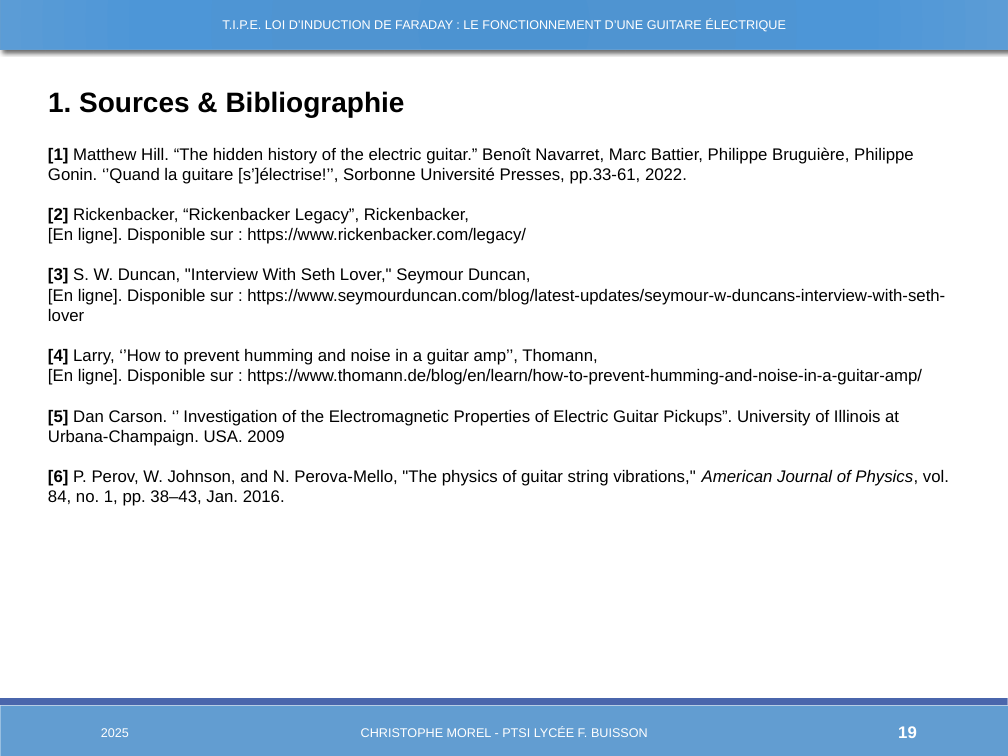
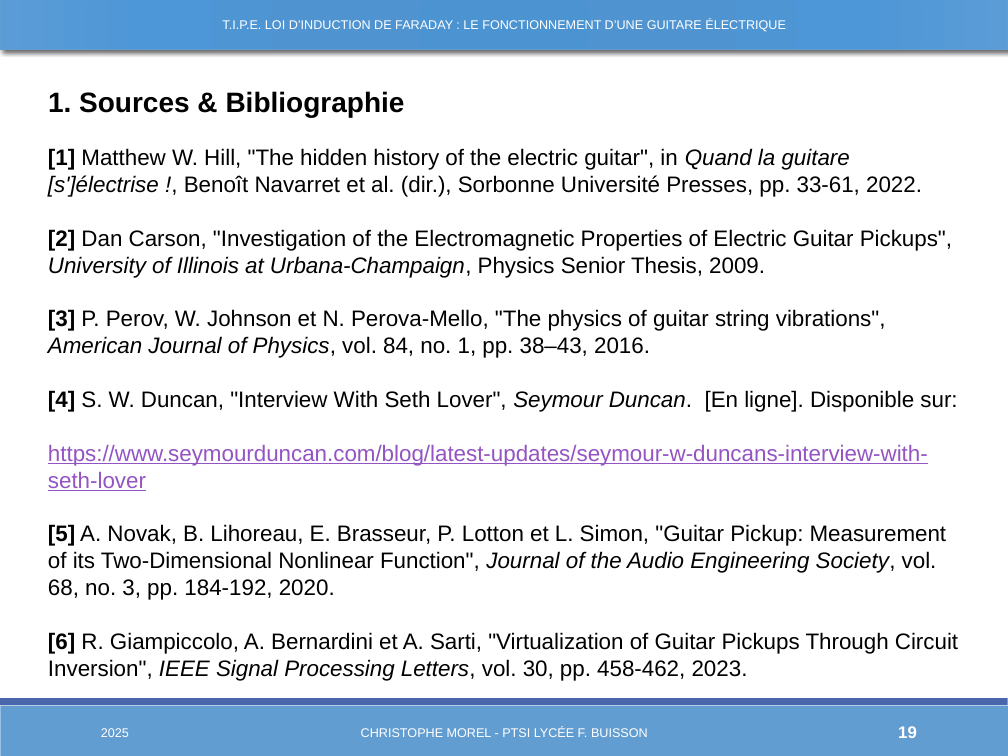
Before and after one commit to Chrismorel7/TIPE---Micro_guitare_elec, a slide deck: slide 19 of Views/Novembre.pptx. Drawn at 1008x756 pixels with LibreOffice and Linux fonts; fonts in the diff are those of the drawing. Boxes give left, top, right and bottom in pixels: in the first picture for what was removed or moved away, otherwise in the second. Text is boxed around its words. In the diff, an @@ line names an element or a change of style, - is before the commit and + after.

```diff
--- a/Views/Novembre.pptx
+++ b/Views/Novembre.pptx
@@ text at [48,148,958,681]: text changed; size 12 to 16 pt @@
-[1] Matthew Hill. “The hidden history of the electric guitar.” Benoît Navarret, Marc Battier, Philippe Bruguière, Philippe Gonin. ‘’Quand la guitare [s’]électrise!’’, Sorbonne Université Presses, pp.33-61, 2022.
-[2] Rickenbacker, “Rickenbacker Legacy”, Rickenbacker,
-[En ligne]. Disponible sur : https://www.rickenbacker.com/legacy/
-[3] S. W. Duncan, "Interview With Seth Lover," Seymour Duncan,
-[En ligne]. Disponible sur : https://www.seymourduncan.com/blog/latest-updates/seymour-w-duncans-interview-with-seth-lover
-[4] Larry, ‘’How to prevent humming and noise in a guitar amp’’, Thomann,
-[En ligne]. Disponible sur : https://www.thomann.de/blog/en/learn/how-to-prevent-humming-and-noise-in-a-guitar-amp/
-[5] Dan Carson. ‘’ Investigation of the Electromagnetic Properties of Electric Guitar Pickups”. University of Illinois at Urbana-Champaign. USA. 2009
-[6] P. Perov, W. Johnson, and N. Perova-Mello, "The physics of guitar string vibrations," American Journal of Physics, vol. 84, no. 1, pp. 38–43, Jan. 2016.
+[1] Matthew W. Hill, "The hidden history of the electric guitar", in Quand la guitare [s']électrise !, Benoît Navarret et al. (dir.), Sorbonne Université Presses, pp. 33-61, 2022.
+[2] Dan Carson, "Investigation of the Electromagnetic Properties of Electric Guitar Pickups", University of Illinois at Urbana-Champaign, Physics Senior Thesis, 2009.
+[3] P. Perov, W. Johnson et N. Perova-Mello, "The physics of guitar string vibrations", American Journal of Physics, vol. 84, no. 1, pp. 38–43, 2016.
+[4] S. W. Duncan, "Interview With Seth Lover", Seymour Duncan. [En ligne]. Disponible sur:
+https://www.seymourduncan.com/blog/latest-updates/seymour-w-duncans-interview-with-seth-lover
+[5] A. Novak, B. Lihoreau, E. Brasseur, P. Lotton et L. Simon, "Guitar Pickup: Measurement of its Two-Dimensional Nonlinear Function", Journal of the Audio Engineering Society, vol. 68, no. 3, pp. 184-192, 2020.
+[6] R. Giampiccolo, A. Bernardini et A. Sarti, "Virtualization of Guitar Pickups Through Circuit Inversion", IEEE Signal Processing Letters, vol. 30, pp. 458-462, 2023.
```
Also in this commit, not shown: 7 other files.
